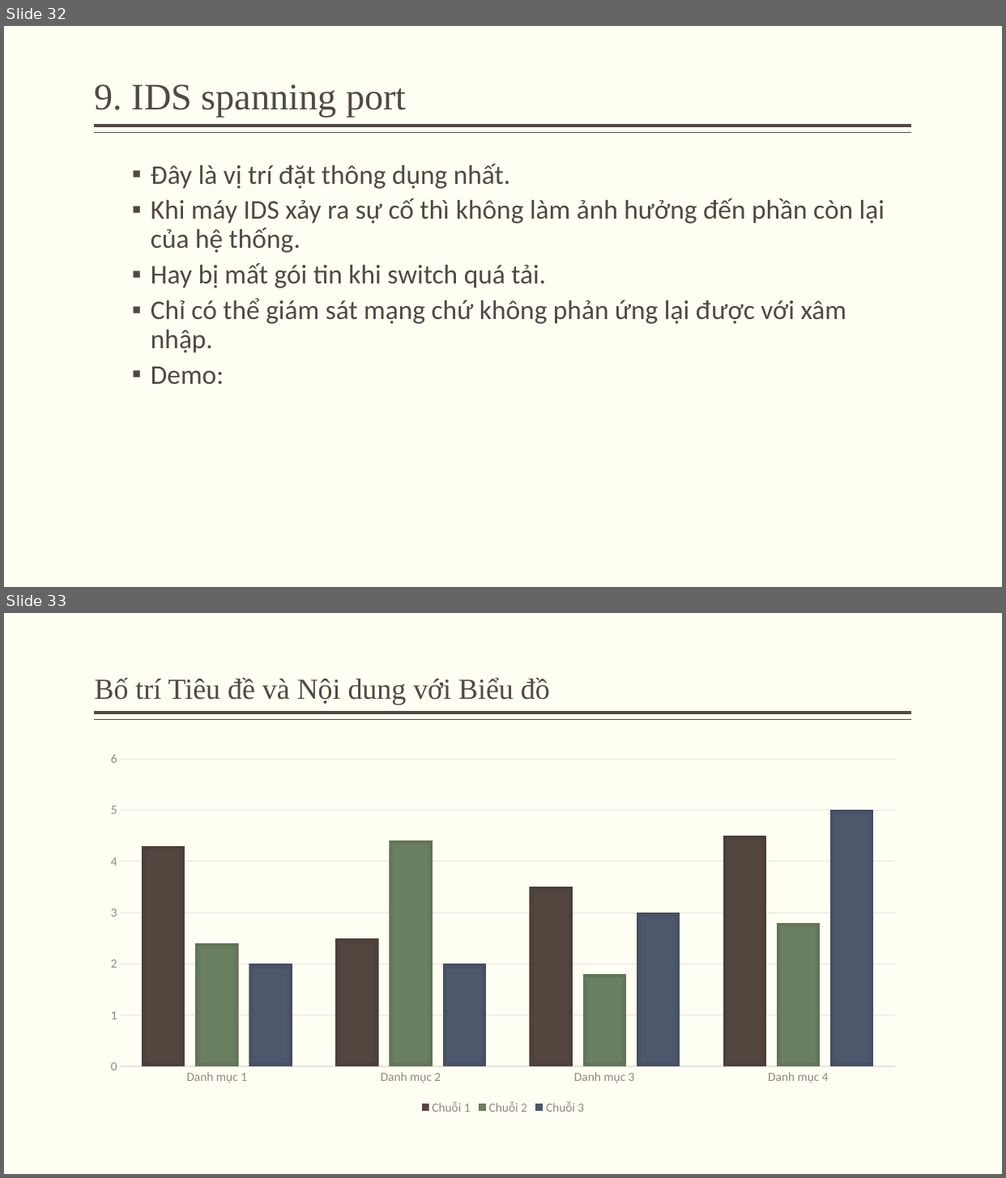
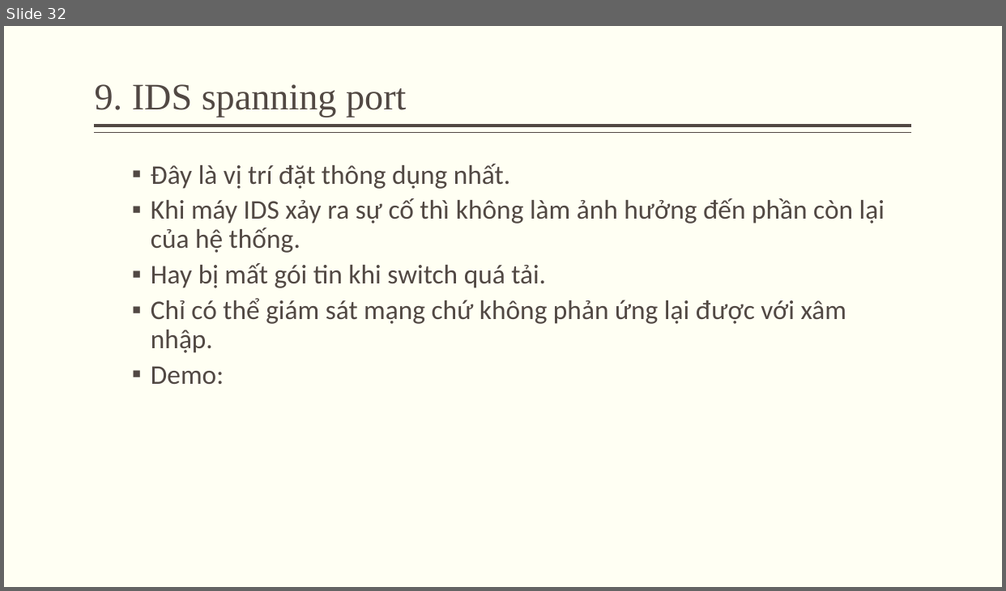
Before and after one commit to minhquan1418/do_an_ATMNC, a slide deck: silde.pptx. Shown one above the other, each under a label of ours: slides 32 and 33 before the commit, slide 32 after it. The pictures are 1006x1178 and 1006x591 pixels, drawn with LibreOffice and Linux fonts; fonts in the diff are those of the drawing. Boxes give left, top, right and bottom in pixels: in the first picture for what was removed or moved away, otherwise in the second. Text is boxed around its words. In the diff, an @@ line names an element or a change of style, - is before the commit and + after.

```diff
--- a/silde.pptx
+++ b/silde.pptx
@@ slide 33 removed at [4, 613, 1002, 1174], background #FFFFF3; not listed: 2 template elements that a slide beside it also shows @@
@@ title removed at [95, 678, 550, 705] @@
-Bố trí Tiêu đề và Nội dung với Biểu đồ
@@ column chart removed at [95, 744, 912, 1118] @@
-categories: Danh mục 1, Danh mục 2, Danh mục 3, Danh mục 4
-Chuỗi 1: 4.3, 2.5, 3.5, 4.5
-Chuỗi 2: 2.4, 4.4, 1.8, 2.8
-Chuỗi 3: 2, 2, 3, 5
```
Also in this commit, not shown: 9 slides added, 9 other slides removed, 1 other file.
